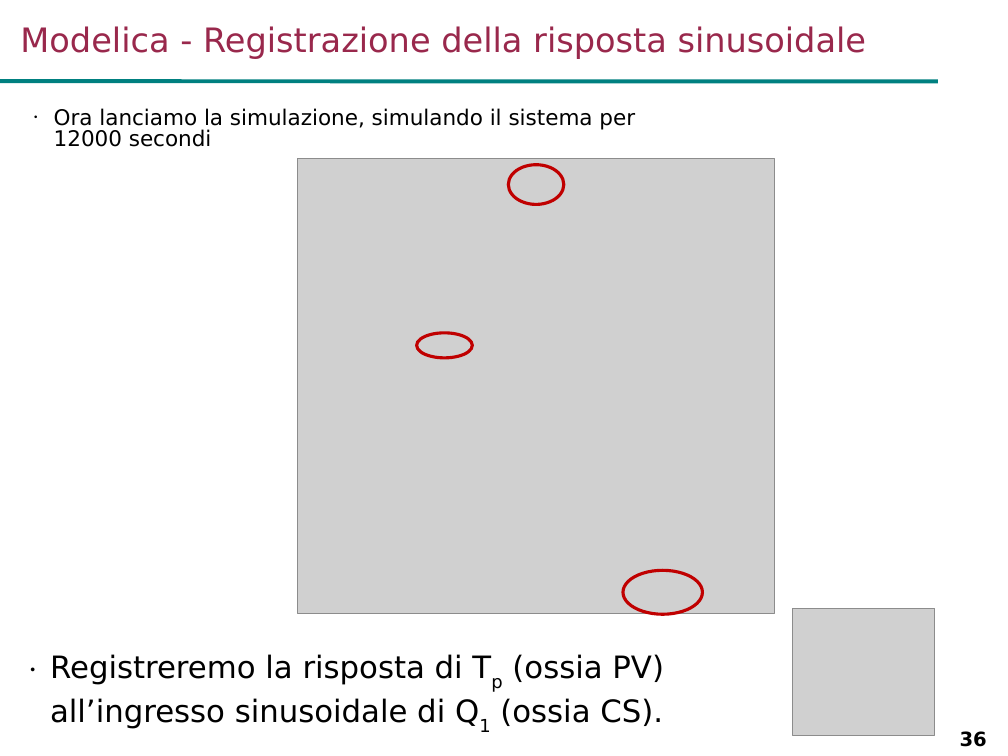
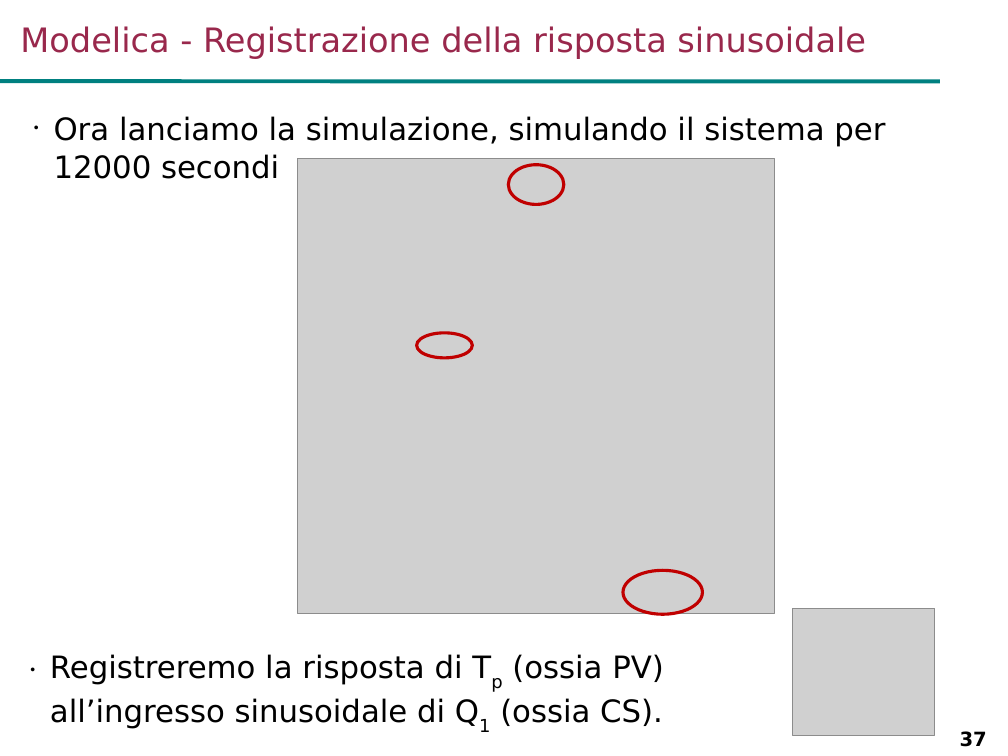
Before and after one commit to looms-polimi/FdA_Lab, a slide deck: slide 37 of FdA_courseware/FdA_Lab1.ppt (slide 36 before the commit). Drawn at 1008x756 pixels with LibreOffice and Linux fonts; fonts in the diff are those of the drawing; grey boxes stand for pictures; background and template pictures are left out. Boxes give left, top, right and bottom in pixels: in the first picture for what was removed or moved away, otherwise in the second. Text is boxed around its words. In the diff, an @@ line names an element or a change of style, - is before the commit and + after.

```diff
--- a/FdA_courseware/FdA_Lab1.ppt
+++ b/FdA_courseware/FdA_Lab1.ppt
@@ text "Ora lanciamo la simulazione, simulando ..." at bbox=[54, 116, 885, 179]: size 15.4 to 22 pt; line spacing 0.83 to 1.03 @@
@@ text "Registreremo la risposta di Tp ..." at bbox=[50, 654, 664, 729]: indent changed @@
@@ page number at bbox=[960, 731, 987, 747]: text changed @@
-36
+37
```
Also in this commit, not shown: 14 other slides changed, 1 slide added, 4 other files.
